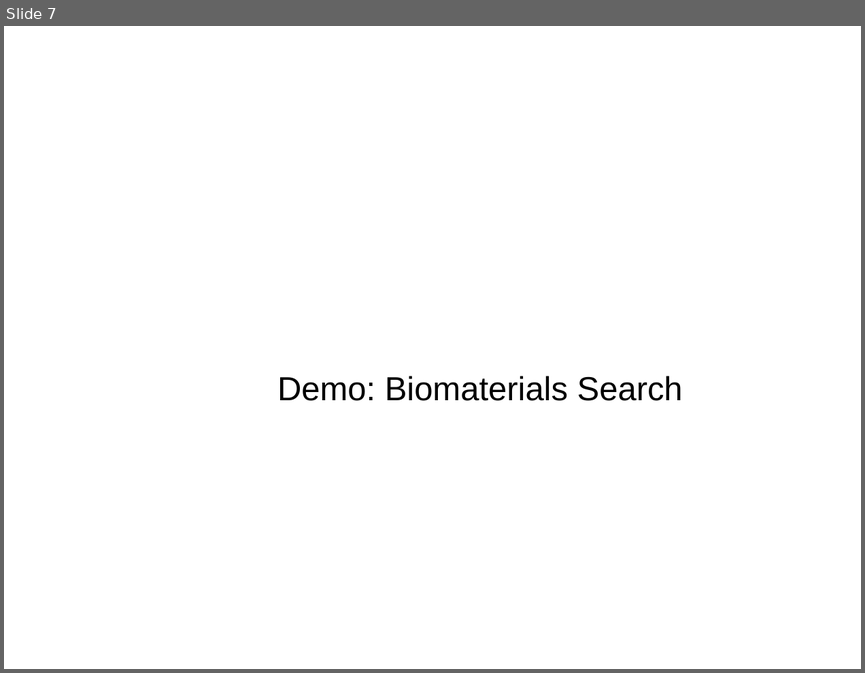
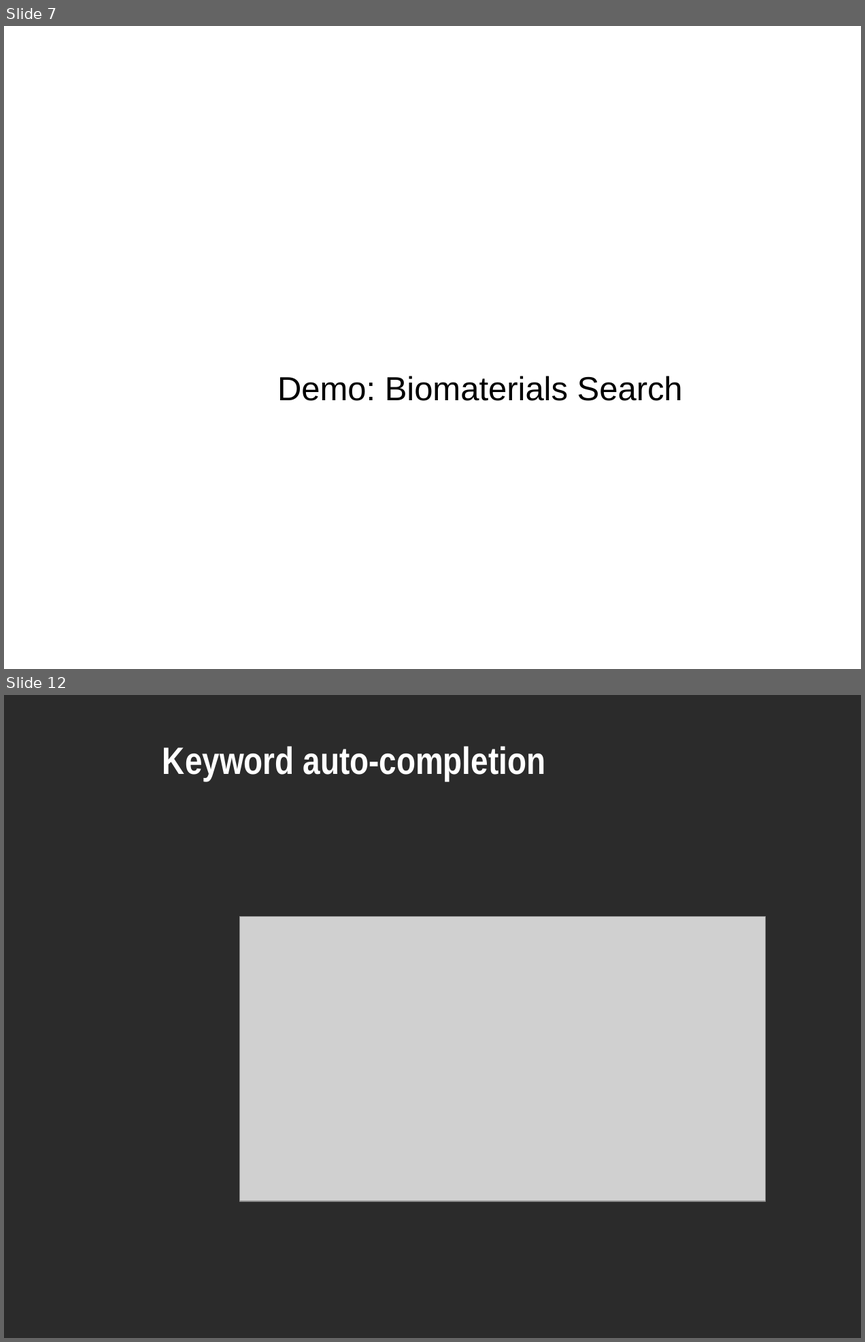
Before and after one commit to NCIP/caarray-docs, a slide deck: project_management/open_meetings/caArray User Community Meeting 2008.10.01.ppt. Shown one above the other, each under a label of ours: slide 7 before the commit, slides 7 and 12 after it; the slides between them are not shown. The pictures are 865x673 and 865x1342 pixels, drawn with LibreOffice and Linux fonts; fonts in the diff are those of the drawing; grey boxes stand for pictures; background and template pictures are left out; a plain dark background stands for a picture behind light text. Boxes give left, top, right and bottom in pixels: in the first picture for what was removed or moved away, otherwise in the second. Text is boxed around its words. In the diff, an @@ line names an element or a change of style, - is before the commit and + after.

Commit message:
added biomaterial search screenshots

```diff
--- a/project_management/open_meetings/caArray User Community Meeting 2008.10.01.ppt
+++ b/project_management/open_meetings/caArray User Community Meeting 2008.10.01.ppt
@@ slide 12 added at (4,695,861,1338), background picture (left out) @@
@@ title added at (162,746,546,781), 32 pt, text #FFFFFF, bold @@
+Keyword auto-completion
@@ picture added at (239,916,766,1200) @@
```
Also in this commit, not shown: 8 other slides added.
